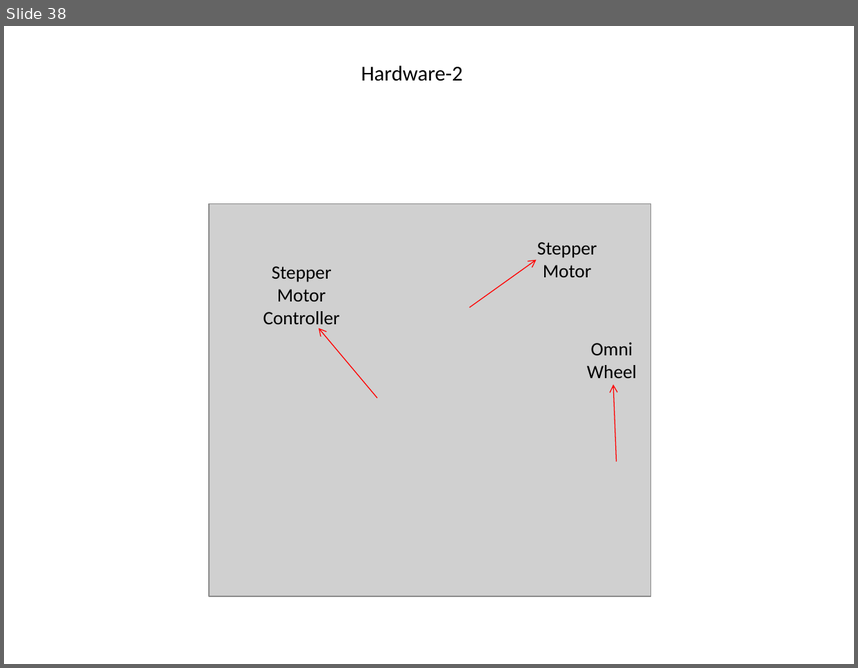
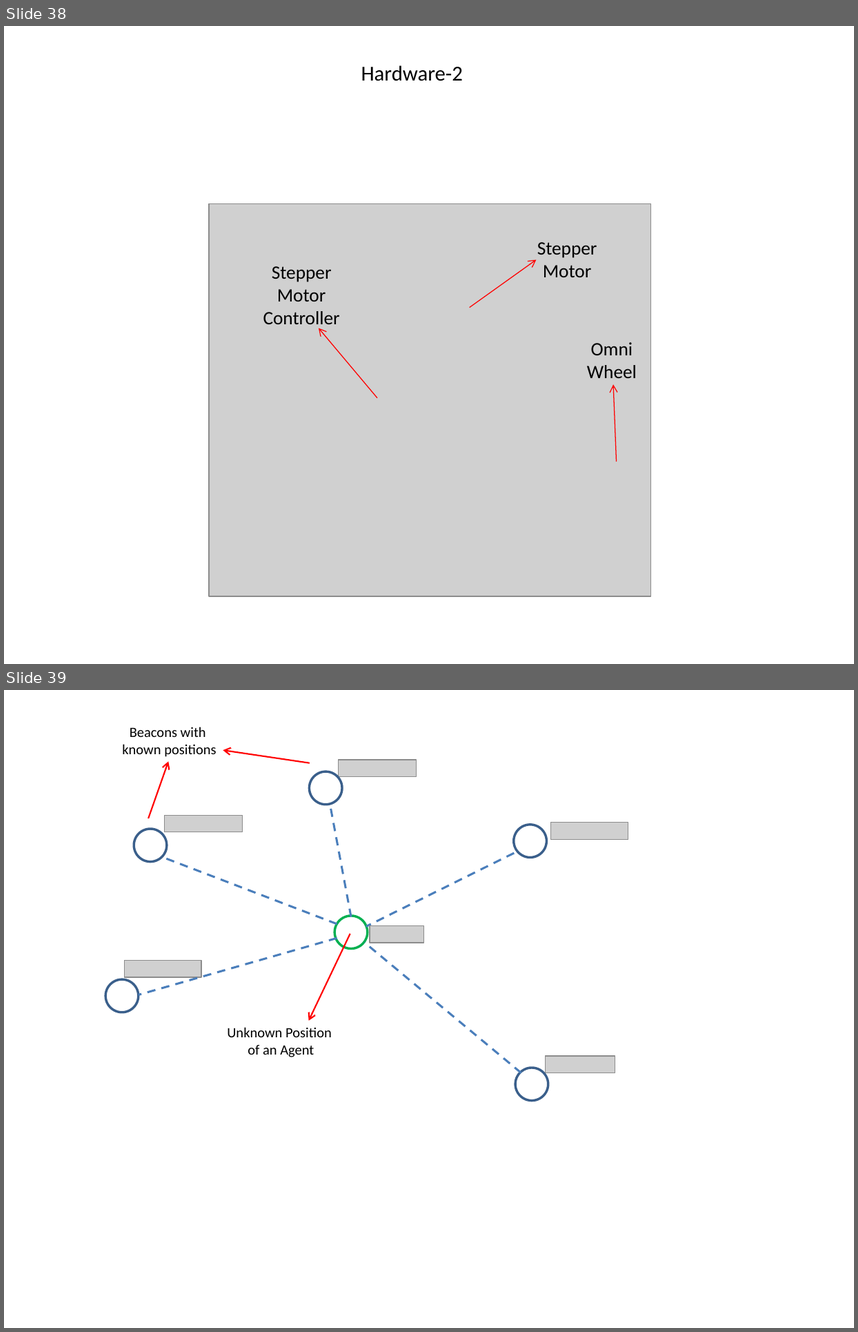
Before and after one commit to kadir4172/formation_control, a slide deck: Tez Çizimleri.pptx. Shown one above the other, each under a label of ours: slide 38 before the commit, slides 38 and 39 after it. The pictures are 858x668 and 858x1332 pixels, drawn with LibreOffice and Linux fonts; fonts in the diff are those of the drawing; grey boxes stand for pictures; background and template pictures are left out. Boxes give left, top, right and bottom in pixels: in the first picture for what was removed or moved away, otherwise in the second. Text is boxed around its words. In the diff, an @@ line names an element or a change of style, - is before the commit and + after.

```diff
--- a/Tez Çizimleri.pptx
+++ b/Tez Çizimleri.pptx
@@ slide 39 added at [4, 690, 854, 1328], background #FFFFFF @@
@@ group added at [105, 727, 628, 1101]: 6 ellipses, 6 pictures, 5 lines, 3 arrows, 2 texts @@
+Beacons with
+known positions
+Unknown Position
+of an Agent
```
Also in this commit, not shown: 30 other files.
